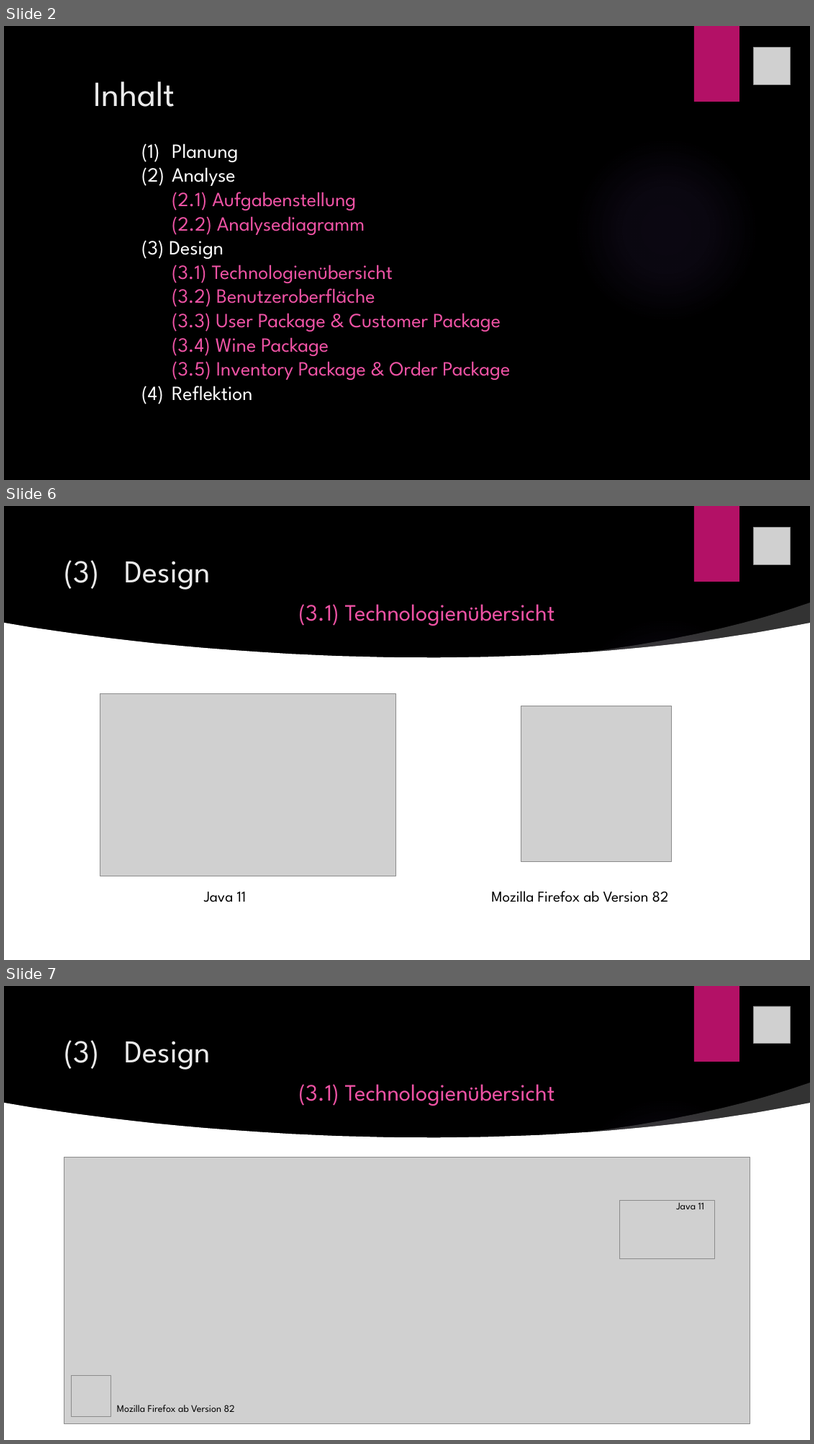
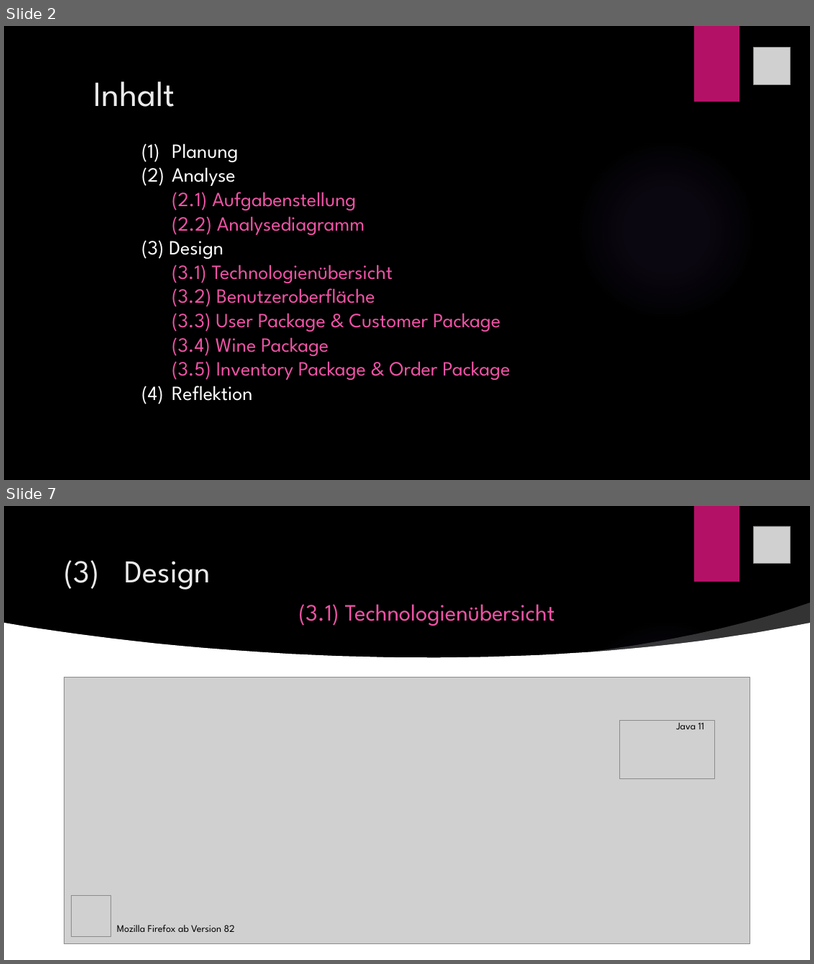
Before and after one commit to hejo221/swt20w37, a slide deck: LaBouteillePräsentation/LaBouteille.pptx. Shown one above the other, each under a label of ours: slides 2, 6 and 7 before the commit, slides 2 and 7 after it; the slides between them are not shown. The pictures are 814x1444 and 814x964 pixels, drawn with LibreOffice and Linux fonts; fonts in the diff are those of the drawing; grey boxes stand for pictures; background and template pictures are left out. Boxes give left, top, right and bottom in pixels: in the first picture for what was removed or moved away, otherwise in the second. Text is boxed around its words. In the diff, an @@ line names an element or a change of style, - is before the commit and + after.

```diff
--- a/LaBouteillePräsentation/LaBouteille.pptx
+++ b/LaBouteillePräsentation/LaBouteille.pptx
@@ slide 6 removed at bbox=[4, 506, 810, 960], background picture (left out); not listed: 2 template elements that a slide beside it also shows @@
@@ picture removed at bbox=[754, 527, 791, 564] @@
@@ title removed at bbox=[64, 560, 556, 626] @@
-(3) Design
-(3.1) Technologienübersicht
@@ freeform shape removed at bbox=[581, 602, 810, 657] @@
@@ freeform shape removed at bbox=[4, 623, 810, 808] @@
@@ picture removed at bbox=[100, 693, 396, 875] @@
@@ picture removed at bbox=[521, 706, 672, 862] @@
@@ rectangle removed at bbox=[4, 765, 810, 960] @@
@@ text removed at bbox=[204, 891, 247, 902] @@
-Java 11
@@ text removed at bbox=[491, 890, 669, 902] @@
-Mozilla Firefox ab Version 82
```
Also in this commit, not shown: 3 slides changed, 3 slides added, 13 other slides removed, 4 other files.
